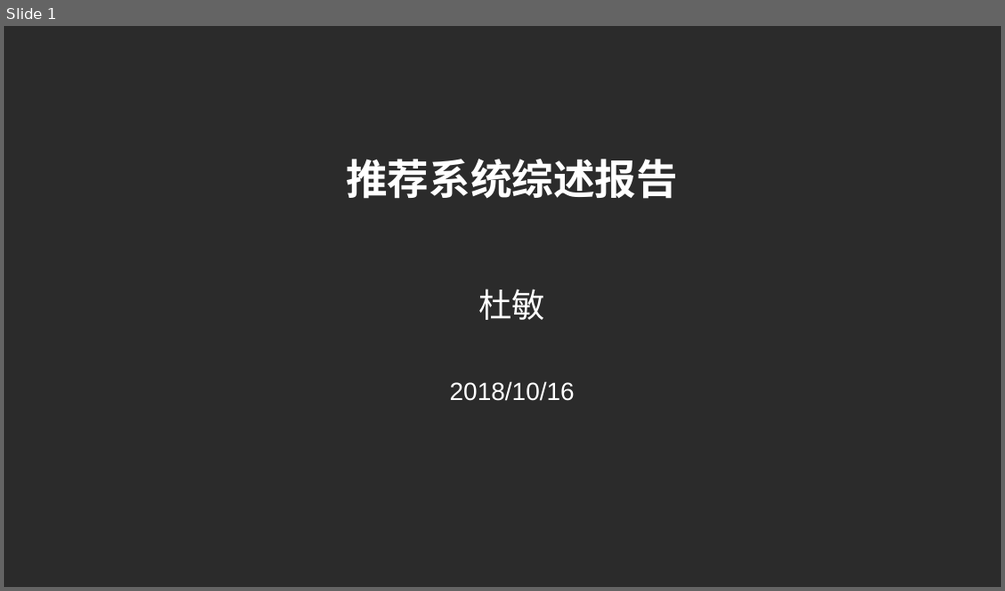
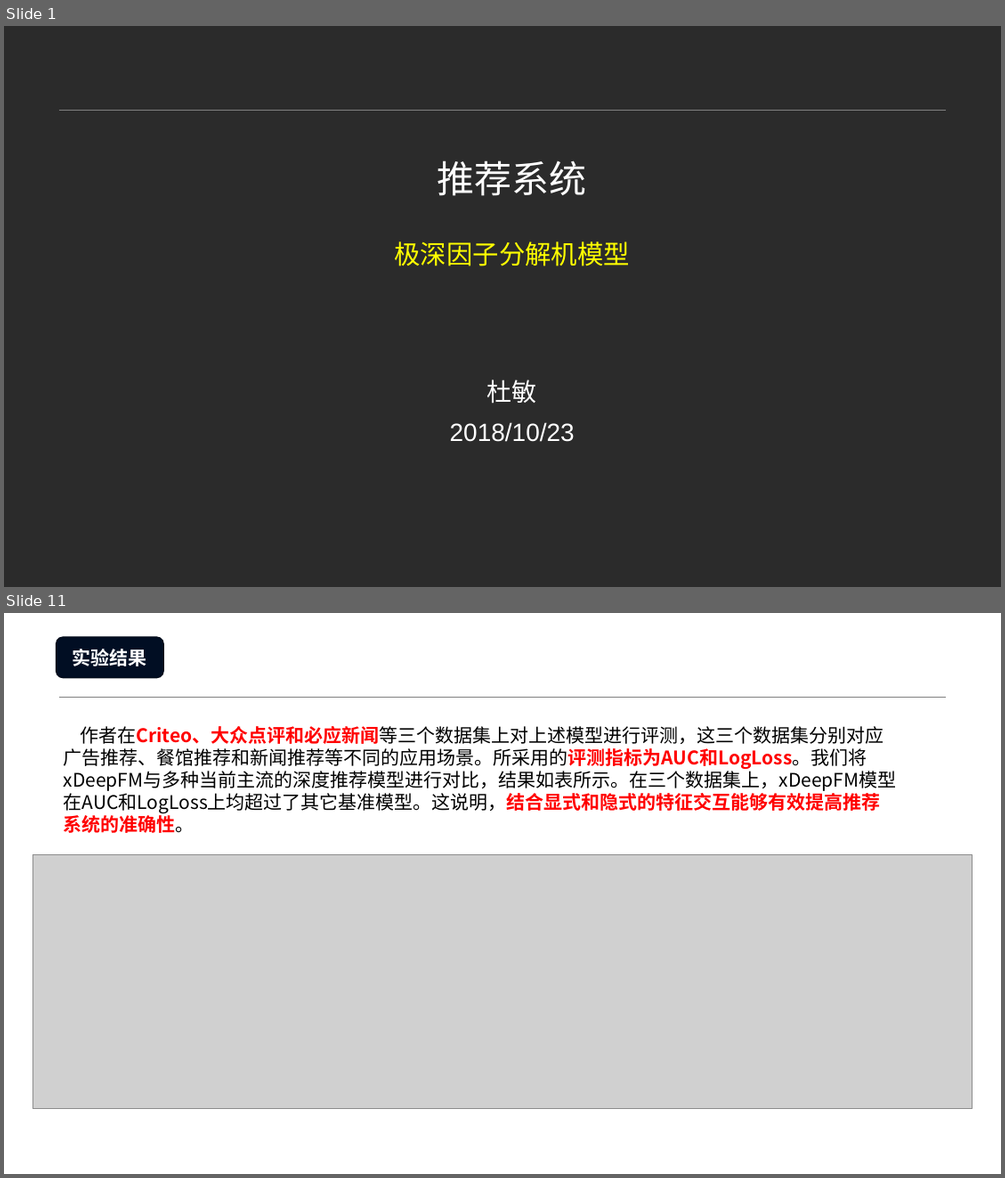
Before and after one commit to Leo-Yangren/RecommendationSystem, a slide deck: 小组会议.pptx. Shown one above the other, each under a label of ours: slide 1 before the commit, slides 1 and 11 after it; the slides between them are not shown. The pictures are 1005x591 and 1005x1178 pixels, drawn with LibreOffice and Linux fonts; fonts in the diff are those of the drawing; grey boxes stand for pictures; background and template pictures are left out; a plain dark background stands for a picture behind light text. Boxes give left, top, right and bottom in pixels: in the first picture for what was removed or moved away, otherwise in the second. Text is boxed around its words. In the diff, an @@ line names an element or a change of style, - is before the commit and + after.

```diff
--- a/小组会议.pptx
+++ b/小组会议.pptx
@@ slide 11 added at (x1=4, y1=613, x2=1001, y2=1174), background picture (left out); not listed: 1 template element that a slide beside it also shows @@
@@ rounded rectangle added at (x1=57, y1=637, x2=164, y2=677), fill #010E23, outline #010A1A 1 pt, 18 pt, text #FFFFFF, bold @@
+实验结果
@@ text added at (x1=64, y1=726, x2=897, y2=833), 18 pt, text #000000 @@
+作者在Criteo、大众点评和必应新闻等三个数据集上对上述模型进行评测，这三个数据集分别对应广告推荐、餐馆推荐和新闻推荐等不同的应用场景。所采用的评测指标为AUC和LogLoss。我们将xDeepFM与多种当前主流的深度推荐模型进行对比，结果如表所示。在三个数据集上，xDeepFM模型在AUC和LogLoss上均超过了其它基准模型。这说明，结合显式和隐式的特征交互能够有效提高推荐系统的准确性。
@@ picture added at (x1=33, y1=854, x2=972, y2=1109) @@
@@ slide 1 changed as well @@
@@ line added from (58, 110) to (947, 110), #808080 0.25 pt @@
@@ title at (x1=394, y1=160, x2=630, y2=266): text changed; size 40 to 25.2 pt; text colour #FFFFFF to #FFFF00; bold off @@
-推荐系统综述报告
+推荐系统
+极深因子分解机模型
@@ text "杜敏" moved from (x1=478, y1=289, x2=545, y2=320) to (x1=487, y1=379, x2=537, y2=403) @@
@@ text "杜敏" at (x1=487, y1=379, x2=537, y2=403): size 32 to 24 pt @@
@@ text at (x1=450, y1=422, x2=574, y2=442): text changed @@
-2018/10/16
+2018/10/23
```
Also in this commit, not shown: 13 other slides added, 18 slides removed, 1 other file.
